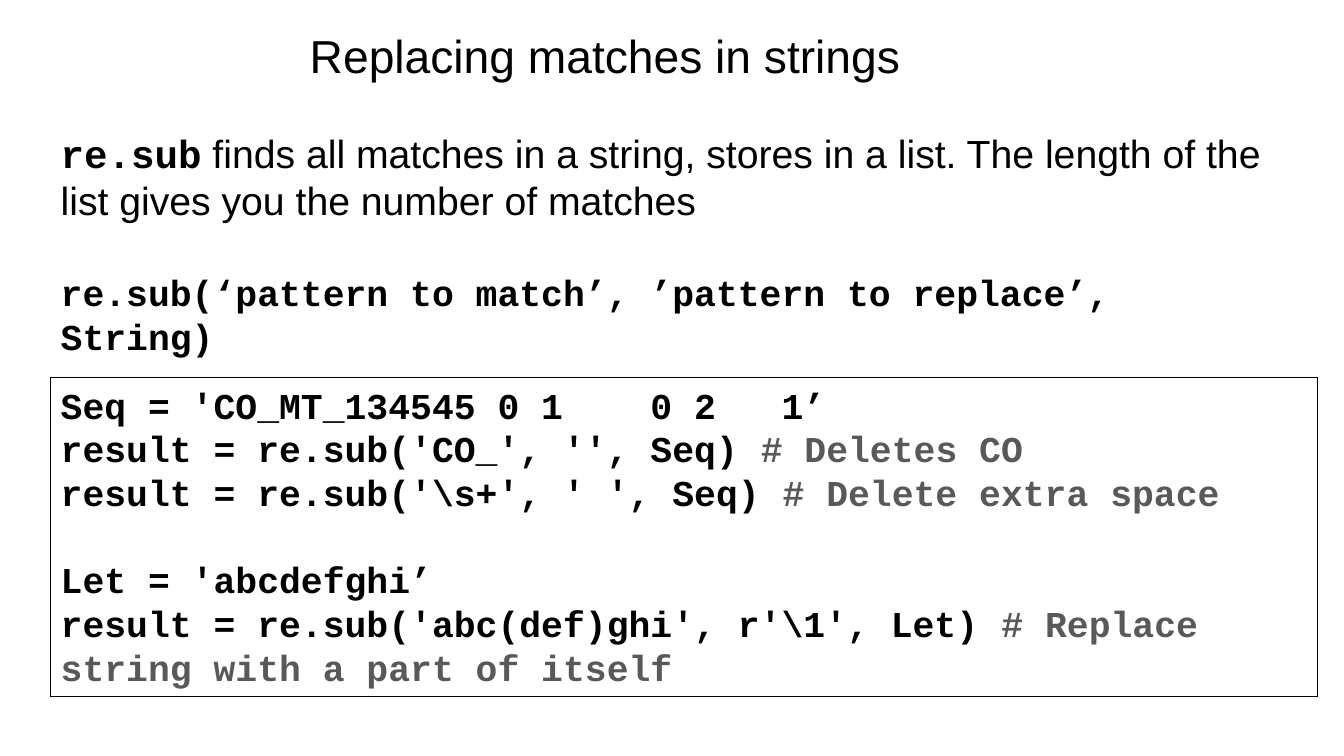
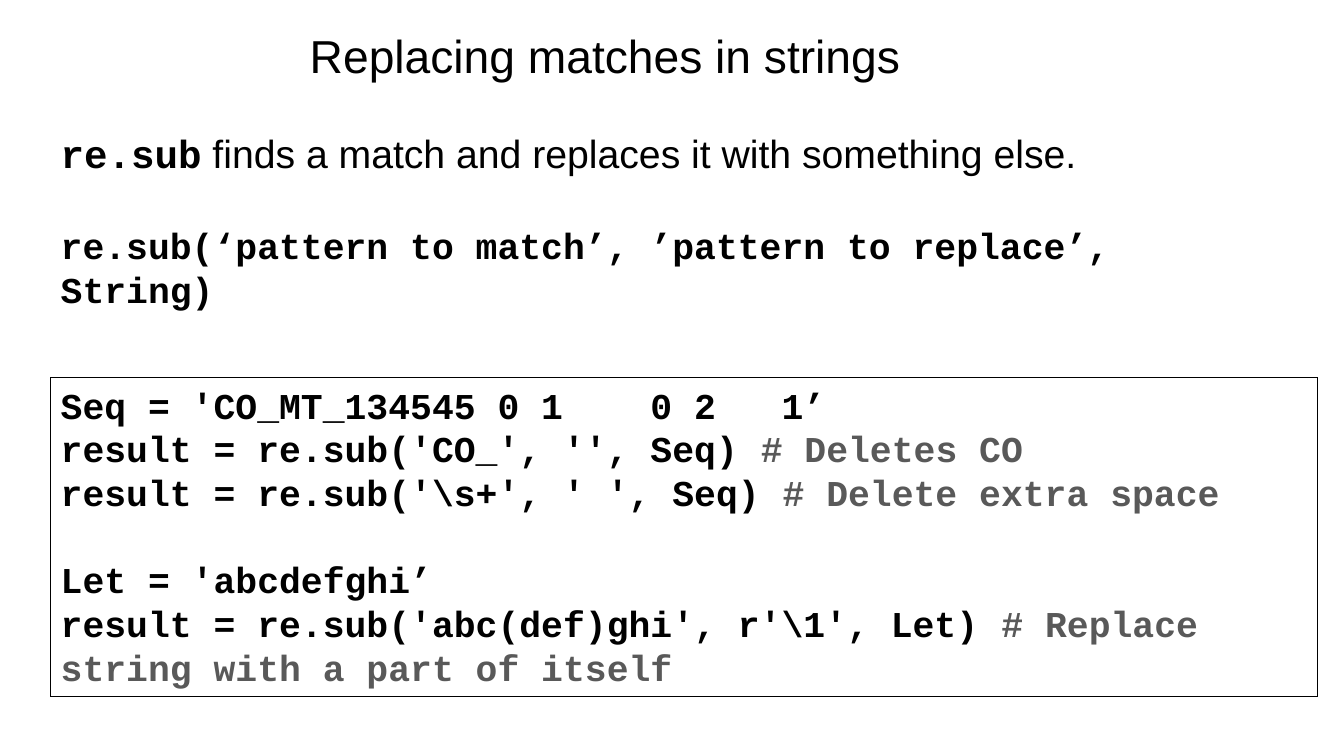
Before and after one commit to tparchman/F25_BIOL792, a slide deck: slide 18 of week9_python4/week9_python4.pptx. Drawn at 1344x756 pixels with LibreOffice and Linux fonts; fonts in the diff are those of the drawing. Boxes give left, top, right and bottom in pixels: in the first picture for what was removed or moved away, otherwise in the second. Text is boxed around its words. In the diff, an @@ line names an element or a change of style, - is before the commit and + after.

```diff
--- a/week9_python4/week9_python4.pptx
+++ b/week9_python4/week9_python4.pptx
@@ text at (61,139,1077,176): text changed @@
-re.sub finds all matches in a string, stores in a list. The length of the list gives you the number of matches
+re.sub finds a match and replaces it with something else.
```
Also in this commit, not shown: 1 other file.
